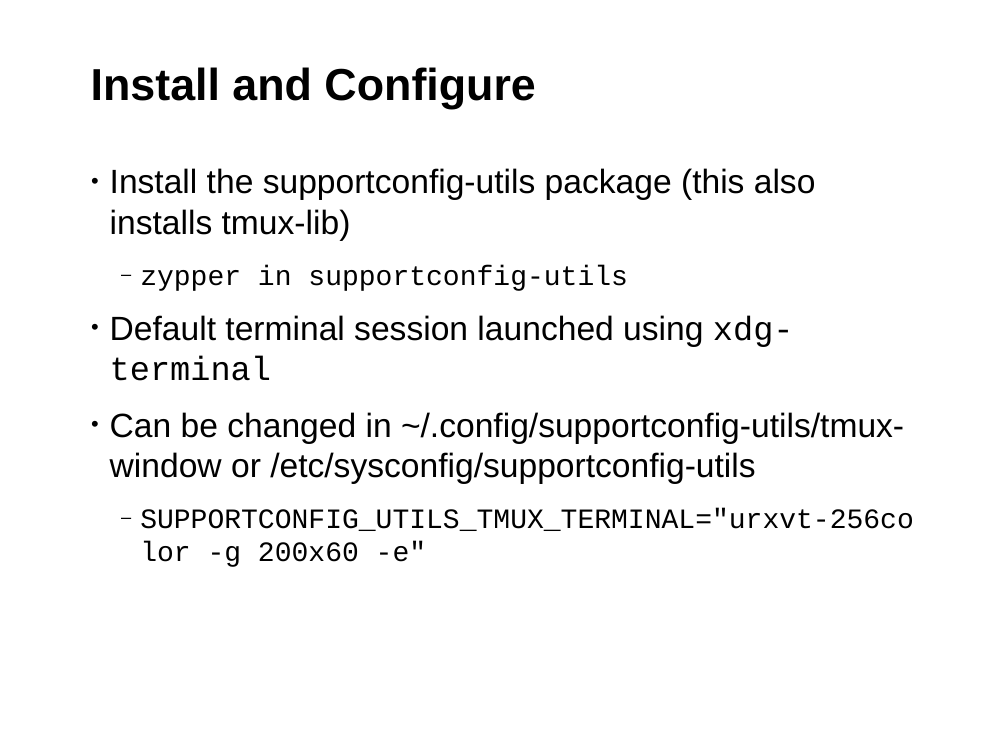
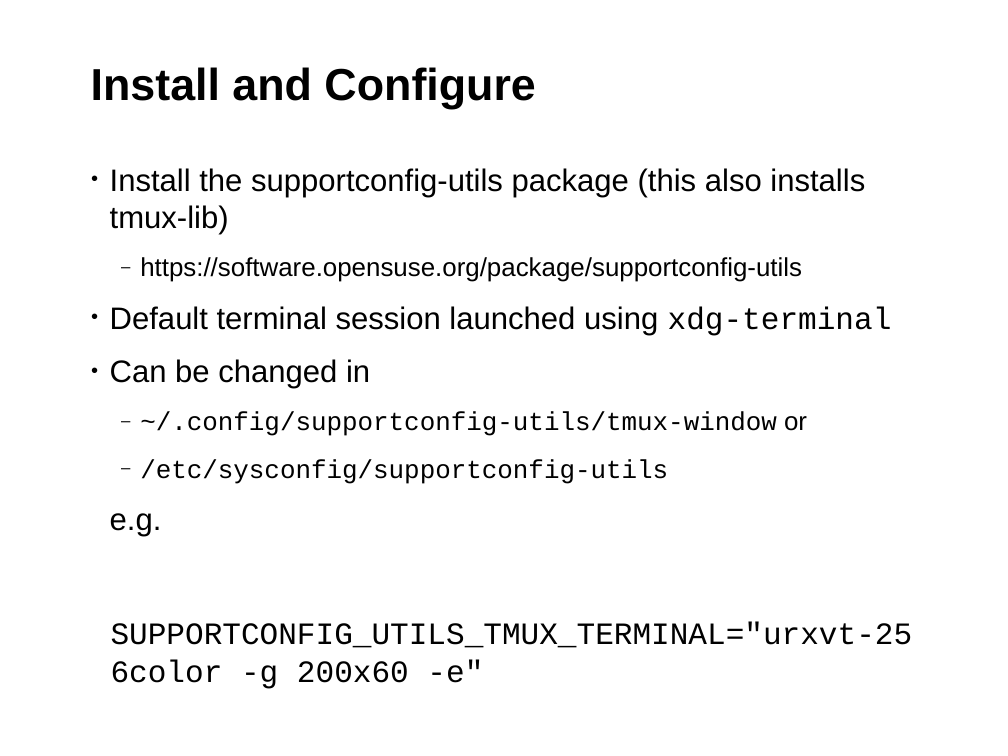
Before and after one commit to sayalilunkad/supportconfig-utils-slides, a slide deck: slide 4 of presentation.odp. Drawn at 1008x756 pixels with LibreOffice and Linux fonts; fonts in the diff are those of the drawing; background and template pictures are left out. Boxes give left, top, right and bottom in pixels: in the first picture for what was removed or moved away, otherwise in the second. Text is boxed around its words. In the diff, an @@ line names an element or a change of style, - is before the commit and + after.

```diff
--- a/presentation.odp
+++ b/presentation.odp
@@ text at (110,168,913,689): size 24 to 22.2 pt in "Install the supportconfig-utils package (this also installs ...", "Default terminal session launched using xdg-terminal"; size 20 to 22.2 pt in "SUPPORTCONFIG_UTILS_TMUX_TERMINAL="urxvt-256color -g 200x60  ..."; bullet ‒ to none; list level 2 to 1 in "SUPPORTCONFIG_UTILS_TMUX_TERMINAL="urxvt-256color -g 200x60  ..." @@
@@ text at (140,257,802,282): text changed; size 20 to 18.5 pt; font Courier New to Arial @@
-  ‒ zypper in supportconfig-utils
+  ‒ https://software.opensuse.org/package/supportconfig-utils
@@ text at (110,359,807,536): text changed; size 24 to 18.5 pt; font Arial to Courier New @@
-• Can be changed in ~/.config/supportconfig-utils/tmux-window or /etc/sysconfig/supportconfig-utils
+• Can be changed in
+  ‒ ~/.config/supportconfig-utils/tmux-window or
+  ‒ /etc/sysconfig/supportconfig-utils
+e.g.
```
Also in this commit, not shown: 4 other slides changed, 2 other files.
